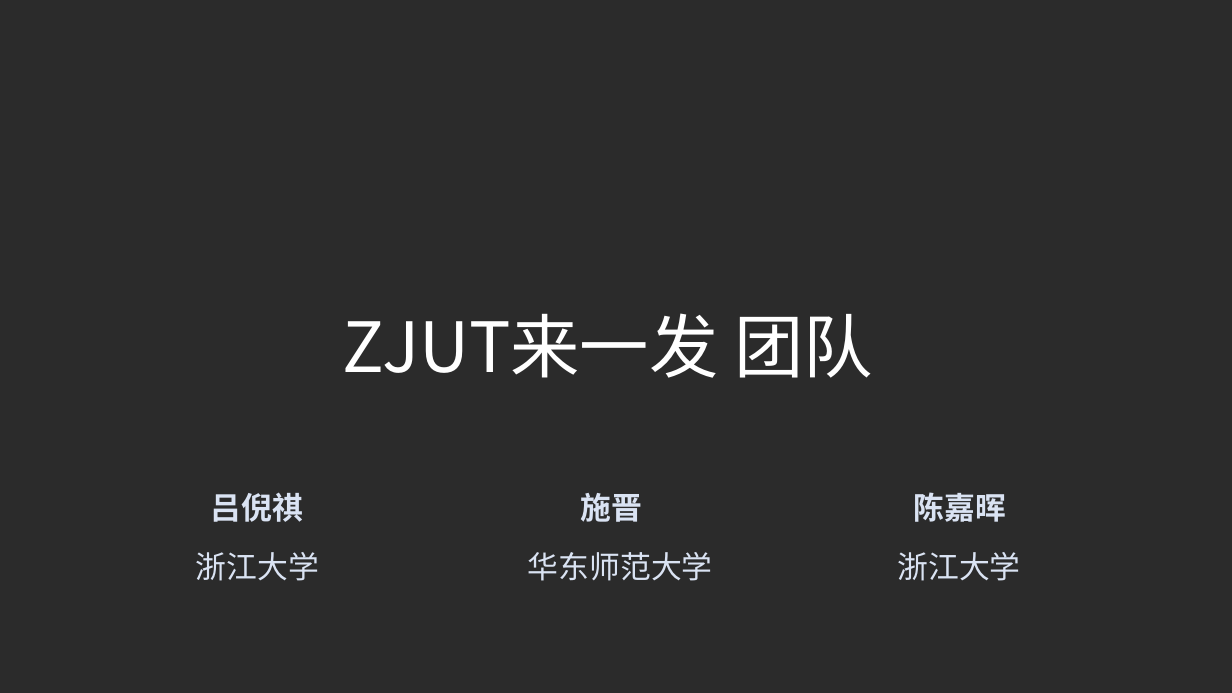
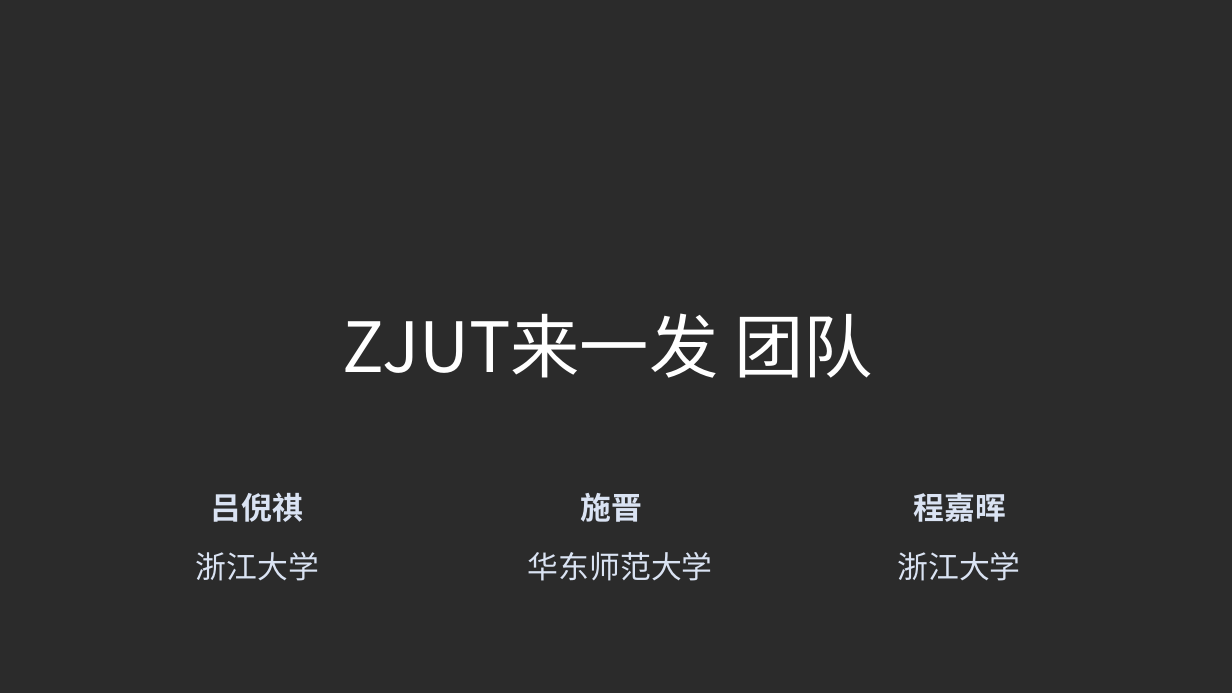
Before and after one commit to lvniqi/tianchi_power, a slide deck: slide 1 of presentation.pptx. Drawn at 1232x693 pixels with LibreOffice and Linux fonts; fonts in the diff are those of the drawing; background and template pictures are left out; a plain dark background stands for a picture behind light text. Boxes give left, top, right and bottom in pixels: in the first picture for what was removed or moved away, otherwise in the second. Text is boxed around its words. In the diff, an @@ line names an element or a change of style, - is before the commit and + after.

```diff
--- a/presentation.pptx
+++ b/presentation.pptx
@@ text at [211,492,1006,522]: text changed @@
-吕倪祺 施晋 陈嘉晖
+吕倪祺 施晋 程嘉晖
```
Also in this commit, not shown: 6 other slides changed, 3 slides added, 1 slide removed.
